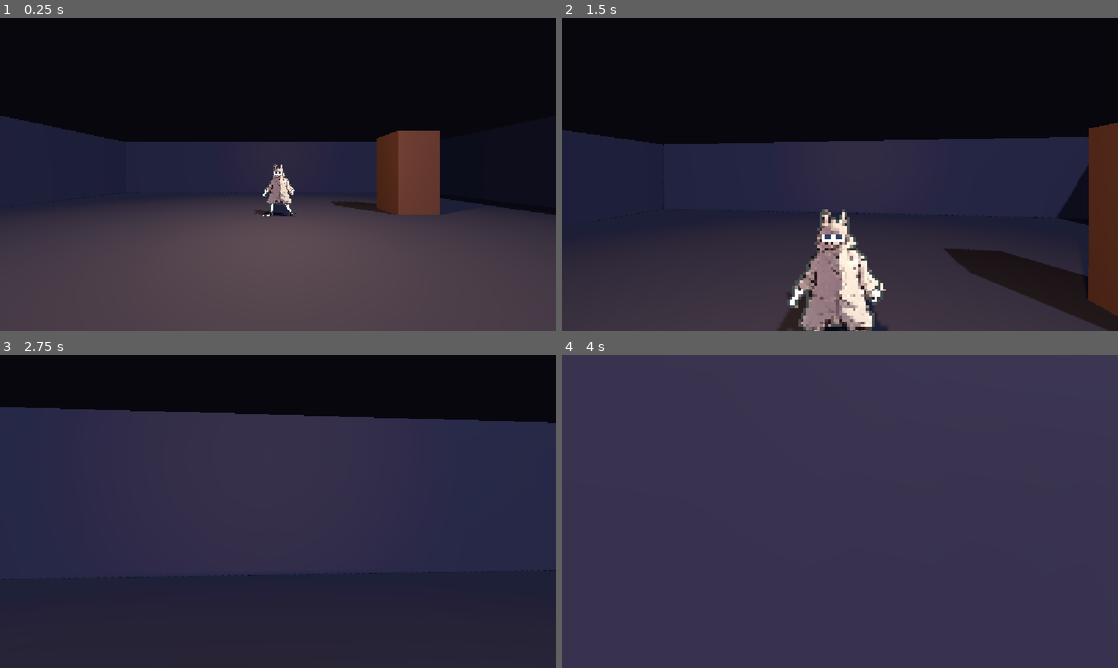
Above: before the commit, frames 1-4 (two rows, left to right).
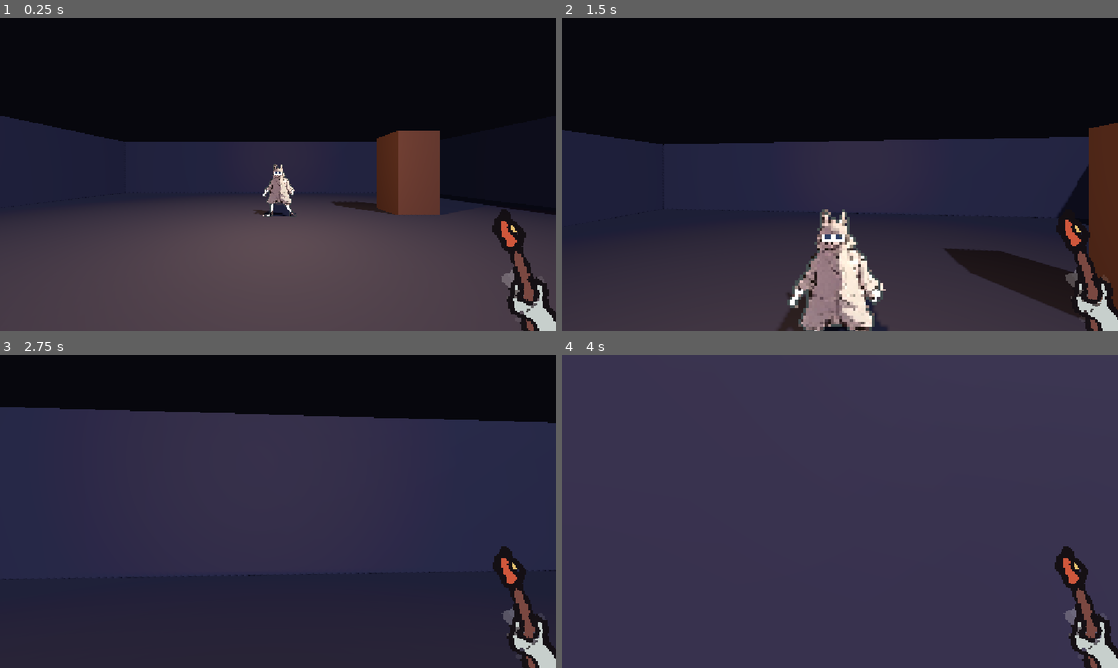
Above: after the commit, the same moments.

Repository: WatcherAtTheThreshold/threshold-deep
Game: Godot game, scene res://scenes/main.tscn
Same seed, same stepped clock (60 frames per second), same inputs: the game is played once before the commit and once after it.
Inputs (mouse positions are in pixels of both pictures, inside the frame that each line leads up to):
- Up to frame 1 (0.25 s): no input
- Up to frame 2 (1.5 s): tap Enter at 0.5 s; move the mouse to (867, 174) at 0.52 s; hold W (move_forward) from 0.53 s (still down); tap Space (jump) at 0.77 s; move the mouse to (812, 174) at 1.27 s
- Up to frame 3 (2.75 s): keep holding W (move_forward); tap Space (jump) at 1.52 s; move the mouse to (289, 505) at 2.02 s
- Up to frame 4 (4 s): keep holding W (move_forward); move the mouse to (834, 517) at 2.77 s; tap Space (jump) at 3.02, 3.77 s; move the mouse to (878, 514) at 3.52 s

The runs differ from the first frame. In frame 1, 2.0% of the frame differs, in the area x 88-100%, y 61-100%; in frame 2, 1.6%; in frame 3, 2.0%; in frame 4, 2.0%.

Commit message:
Add hand-torch viewmodel overlay with walking bob
hand-torch.png (128x128) as a TextureRect on a CanvasLayer, 3x
nearest scaling, anchored just past the bottom-right corner so the
sway never exposes the canvas edge. viewmodel.gd drives a figure-8
bob from the player's ground speed.

Co-Authored-By: Claude Fable 5 <noreply@anthropic.com>

Diff:
--- a/scenes/main.tscn
+++ b/scenes/main.tscn
@@ -1,7 +1,9 @@
-[gd_scene load_steps=8 format=3]
+[gd_scene load_steps=10 format=3]
 
 [ext_resource type="Script" path="res://scripts/player.gd" id="1_player"]
 [ext_resource type="Texture2D" path="res://assets/sprites/skeleton.png" id="2_skeleton"]
+[ext_resource type="Texture2D" path="res://assets/sprites/hand-torch.png" id="3_hand"]
+[ext_resource type="Script" path="res://scripts/viewmodel.gd" id="4_viewmodel"]
 
 [sub_resource type="Environment" id="Environment_main"]
 background_mode = 1
@@ -110,7 +112,7 @@
 texture_filter = 0
 texture = ExtResource("2_skeleton")
 
-[node name="Player" type="CharacterBody3D" parent="."]
+[node name="Player" type="CharacterBody3D" parent="." groups=["player"]]
 position = Vector3(0, 1, 4)
 script = ExtResource("1_player")
 
@@ -119,3 +121,21 @@
 
 [node name="Camera3D" type="Camera3D" parent="Player"]
 position = Vector3(0, 0.55, 0)
+
+[node name="HUD" type="CanvasLayer" parent="."]
+
+[node name="HandTorch" type="TextureRect" parent="HUD"]
+texture_filter = 1
+anchor_left = 1.0
+anchor_top = 1.0
+anchor_right = 1.0
+anchor_bottom = 1.0
+offset_left = -372.0
+offset_top = -372.0
+offset_right = -244.0
+offset_bottom = -244.0
+grow_horizontal = 0
+grow_vertical = 0
+scale = Vector2(3, 3)
+texture = ExtResource("3_hand")
+script = ExtResource("4_viewmodel")
--- /dev/null
+++ b/scripts/viewmodel.gd
@@ -0,0 +1,23 @@
+extends TextureRect
+
+const SWAY_AMOUNT := 6.0
+
+@onready var player: CharacterBody3D = get_tree().get_first_node_in_group("player")
+
+var bob_time := 0.0
+var base_position: Vector2
+
+
+func _ready() -> void:
+	base_position = position
+
+
+func _process(delta: float) -> void:
+	# Advance the bob only while walking on the ground, in rhythm with speed.
+	var ground_speed := Vector2(player.velocity.x, player.velocity.z).length()
+	if ground_speed > 0.1 and player.is_on_floor():
+		bob_time += delta * ground_speed * 2.0
+	position = base_position + Vector2(
+		sin(bob_time) * SWAY_AMOUNT,
+		absf(cos(bob_time)) * SWAY_AMOUNT * 0.5
+	)
Binary file added: assets/sprites/hand-torch.png
Not shown, added: assets/sprites/hand-torch.png.import
Not shown, added: assets/sprites/skeleton.png.import
